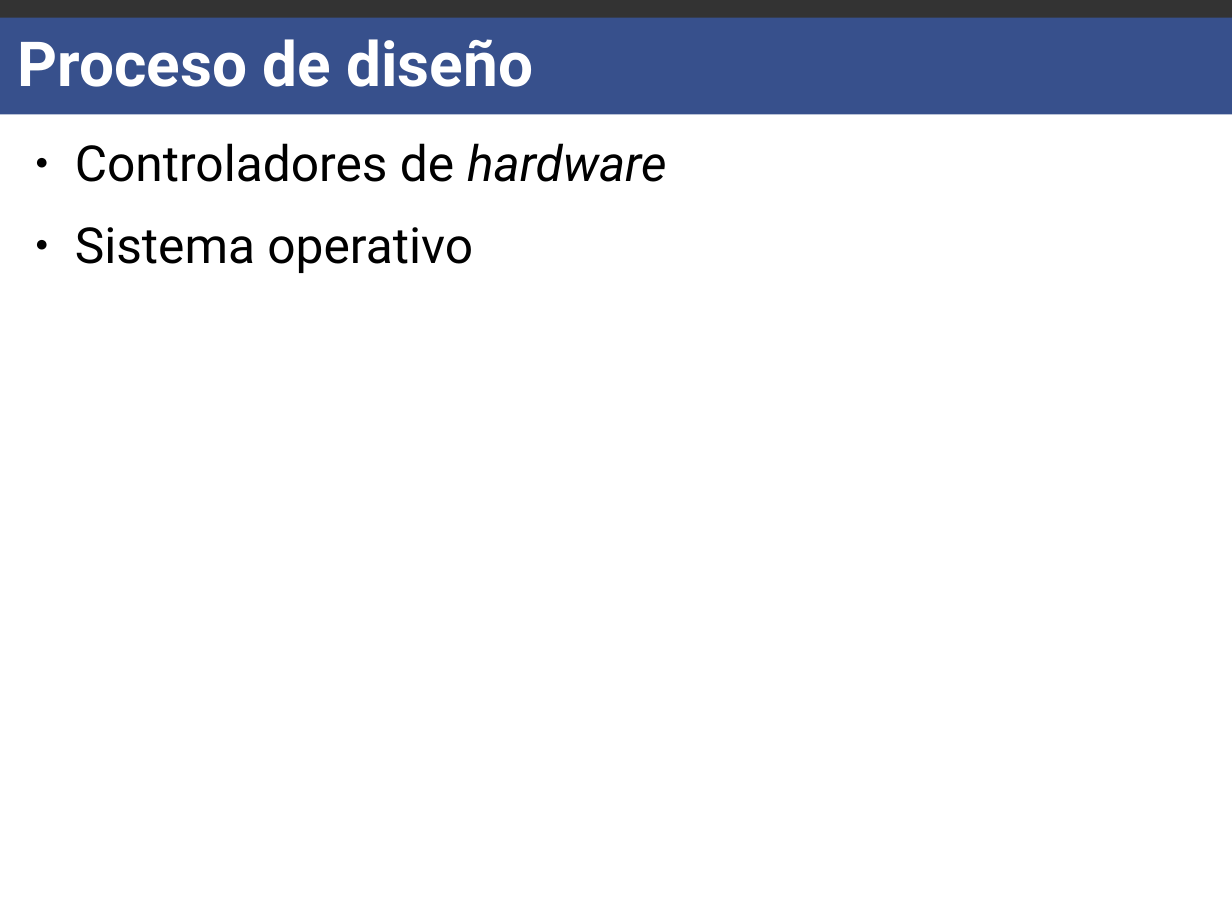
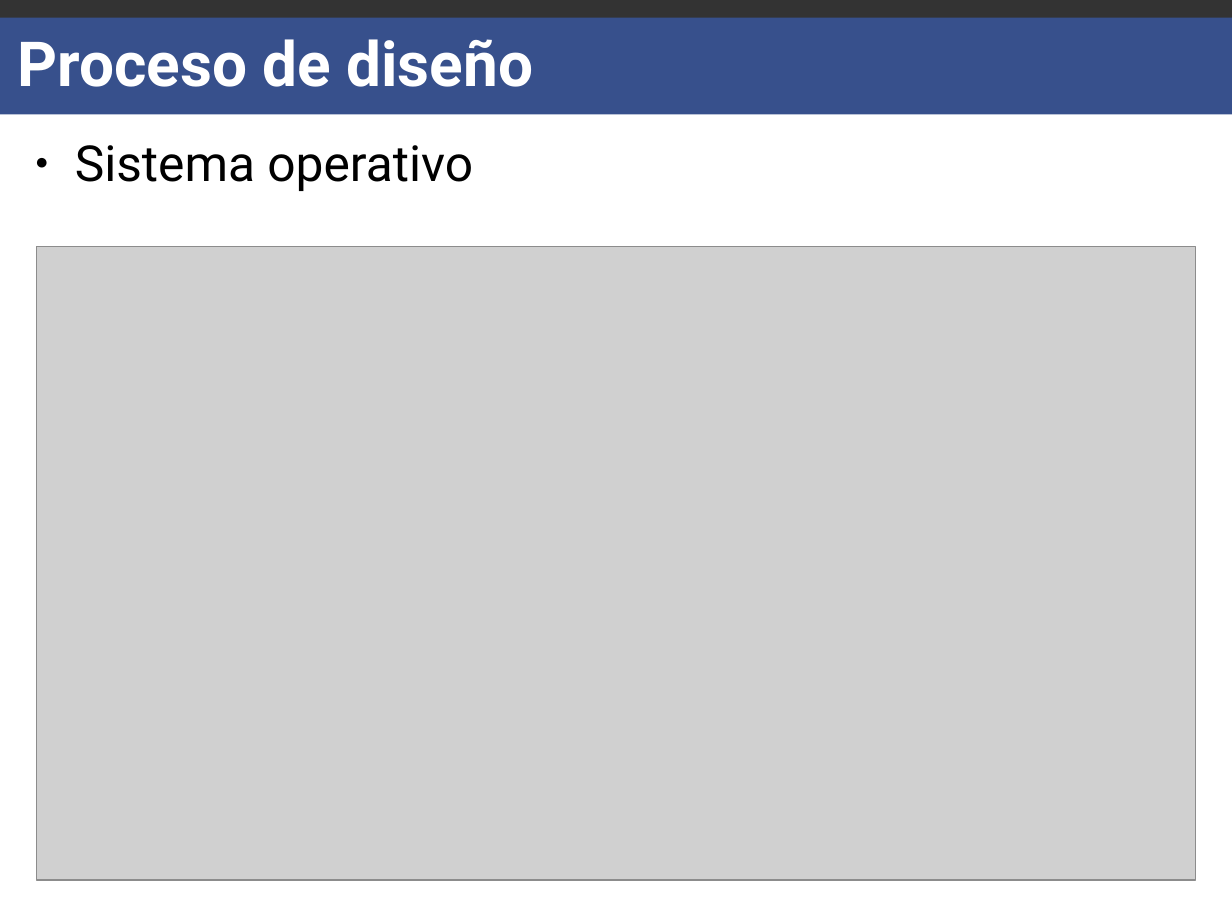
Before and after one commit to carlgonz/Trabajo-de-titulo, a slide deck: slide 13 of Presentacion/Moria-Presentacion.odp (slide 11 before the commit). Drawn at 1232x924 pixels with LibreOffice and Linux fonts; fonts in the diff are those of the drawing; grey boxes stand for pictures. Boxes give left, top, right and bottom in pixels: in the first picture for what was removed or moved away, otherwise in the second. Text is boxed around its words. In the diff, an @@ line names an element or a change of style, - is before the commit and + after.

```diff
--- a/Presentacion/Moria-Presentacion.odp
+++ b/Presentacion/Moria-Presentacion.odp
@@ text at (75,143,667,182): paragraph removed @@
-● Controladores de hardware
@@ picture added at (36,247,1195,881) @@
```
Also in this commit, not shown: 5 other slides changed, 13 slides added, 1 slide removed, 2 other files.
